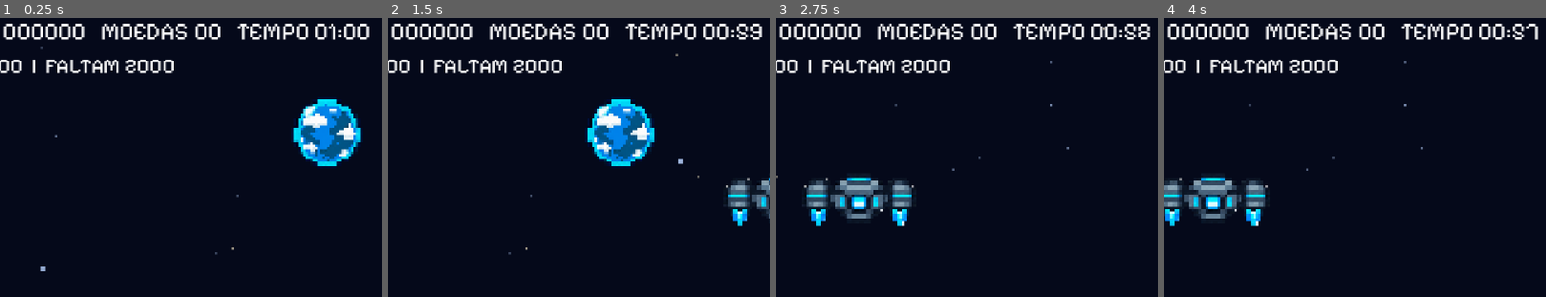
Above: before the commit, frames 1-4 (left to right).
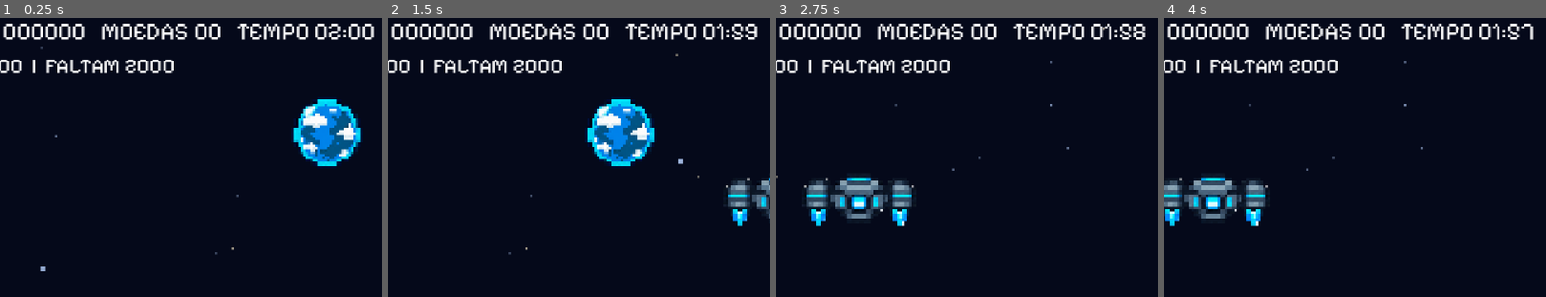
Above: after the commit, the same moments.

Repository: jotaveeo/mariogame
Game: Godot game, scene res://cenas/main.tscn
Two runs of this game, one before a commit and one after it. Both use one fixed random seed, a clock stepped at 60 frames per second and the inputs below.
Inputs:
- Up to frame 1 (0.25 s): no input
- Up to frame 2 (1.5 s): hold Right (right) from 0.53 s (still down); tap Space (shoot) at 0.6, 1.35 s; tap Up (jump) at 0.77 s
- Up to frame 3 (2.75 s): tap Up (jump) at 1.52 s; release Right (right) at 2.03 s; hold Left (left) from 2.03 s (still down); tap Space (shoot) at 2.1 s
- Up to frame 4 (4 s): release Left (left) at 2.78 s; hold Right (right) from 2.78 s (still down); tap Space (shoot) at 2.85, 3.6 s; tap Up (jump) at 3.02, 3.77 s
The pictures show only the part of the screen within x 14-64%, y 0-50%; the shares and areas given below are measured in that part.

The runs differ from the first frame. In frame 1, 0.5% of the frame differs, in the area x 86-98%, y 2-8%; in frame 2, 0.5%; in frame 3, 0.5%; in frame 4, 0.5%.

Commit message:
Fix comportamento das func do mysteryblock

Diff:
--- a/cenas/dungeon_level.gd
+++ b/cenas/dungeon_level.gd
@@ -5,7 +5,7 @@
 @export var fall_margin: float = 64.0
 @export var camera_lookahead: float = 48.0
 @export var left_recoil_margin: float = 14.0
-@export_range(1.0, 3600.0, 1.0) var time_limit: float = 60.0
+@export_range(1.0, 3600.0, 1.0) var time_limit: float = 120.0
 
 @onready var terrain: TileMapLayer = $Terrain
 @onready var hero: Player = $Player
--- a/cenas/enemy.gd
+++ b/cenas/enemy.gd
@@ -6,6 +6,7 @@
 @export var horizontal_speed: float = 20.0
 @export var gravity: float = 980.0
 @export var avoid_ledges: bool = true
+@export var ledge_check_offset: float = 6.0
 
 var is_dead: bool = false
 
@@ -17,7 +18,7 @@
 	if is_dead:
 		return
 	if horizontal_speed != 0:
-		ledge_ray.position.x = -signf(horizontal_speed) * 14.0
+		ledge_ray.position.x = -signf(horizontal_speed) * ledge_check_offset
 		ledge_ray.force_raycast_update()
 		if is_on_wall() or (avoid_ledges and is_on_floor() and not ledge_ray.is_colliding()):
 			horizontal_speed *= -1
--- a/cenas/level.gd
+++ b/cenas/level.gd
@@ -3,7 +3,7 @@
 const POINTS_LABEL_SCENE = preload("res://cenas/points_label.tscn")
 
 @export var level_width: int = 3520
-@export_range(1.0, 3600.0, 1.0) var time_limit: float = 60.0
+@export_range(1.0, 3600.0, 1.0) var time_limit: float = 120.0
 @export_range(0, 100000, 100) var minimum_score: int = 2000
 @export var fall_limit: float = 300.0
 @export var activation_distance: float = 220.0
--- a/cenas/mystery_block_manager.gd
+++ b/cenas/mystery_block_manager.gd
@@ -1,5 +1,5 @@
 class_name MysteryBlockManager
-extends Node
+extends Node2D
 
 signal coin_collected
 
@@ -46,11 +46,13 @@
 	blocks.erase(cell)
 	if reward == &"coin":
 		var popup: Node2D = COIN_POPUP_SCENE.instantiate()
+		popup.position = to_local(world_position)
+		popup.z_index = 2
 		add_child(popup)
-		popup.global_position = world_position
 		coin_collected.emit()
 		return
 	var power_up: PowerUp = POWER_UP_SCENE.instantiate()
 	power_up.setup(reward)
+	power_up.position = to_local(world_position)
+	power_up.z_index = 0
 	add_child(power_up)
-	power_up.global_position = world_position
--- a/cenas/player.gd
+++ b/cenas/player.gd
@@ -10,6 +10,9 @@
 signal points_awarded(points: int, location: Vector2)
 signal death_finished
 signal mystery_block_hit(terrain: TileMapLayer, cell: Vector2i)
+
+const TRANSFORMATION_DURATION: float = 1.0
+const TRANSFORMATION_FLASH_INTERVAL: float = 0.1
 
 @export_group("Locomotion")
 @export var run_speed_damping: float = 2.0
@@ -29,6 +32,10 @@
 var is_dead: bool = false
 var damage_invulnerability: float = 0.0
 var shoot_cooldown: float = 0.0
+var transformation_time_left: float = 0.0
+var transformation_flash_time_left: float = 0.0
+var transformation_from_mode: PlayerMode
+var transformation_show_new_mode: bool = false
 
 @onready var animated_sprite_2d: PlayerAnimatedSprite = $AnimatedSprite2D
 @onready var body_collision_shape: CollisionShape2D = $BodyCollisionShape2D
@@ -37,6 +44,16 @@
 func _physics_process(delta: float) -> void:
 	damage_invulnerability = maxf(0.0, damage_invulnerability - delta)
 	shoot_cooldown = maxf(0.0, shoot_cooldown - delta)
+	if transformation_time_left > 0.0:
+		transformation_time_left = maxf(0.0, transformation_time_left - delta)
+		transformation_flash_time_left -= delta
+		if transformation_flash_time_left <= 0.0:
+			transformation_flash_time_left += TRANSFORMATION_FLASH_INTERVAL
+			transformation_show_new_mode = not transformation_show_new_mode
+			_play_mode_idle(player_mode if transformation_show_new_mode else transformation_from_mode)
+		if transformation_time_left == 0.0:
+			_play_mode_idle(player_mode)
+		return
 	if not is_on_floor():
 		velocity.y += gravity * delta
 
@@ -119,7 +136,7 @@
 	death_tween.tween_callback(death_finished.emit)
 
 func apply_powerup(item_type: StringName) -> void:
-	if is_dead:
+	if is_dead or transformation_time_left > 0.0:
 		return
 	if item_type == &"mushroom" and player_mode == PlayerMode.SMALL:
 		_set_player_mode(PlayerMode.BIG)
@@ -127,7 +144,7 @@
 		_set_player_mode(PlayerMode.SHOOTING)
 
 func take_damage() -> void:
-	if is_dead or damage_invulnerability > 0.0:
+	if is_dead or damage_invulnerability > 0.0 or transformation_time_left > 0.0:
 		return
 	if player_mode == PlayerMode.SHOOTING:
 		_set_player_mode(PlayerMode.BIG)
@@ -138,18 +155,30 @@
 	damage_invulnerability = 1.0
 
 func _set_player_mode(new_mode: PlayerMode) -> void:
+	if player_mode == new_mode:
+		return
+	transformation_from_mode = player_mode
 	player_mode = new_mode
+	transformation_time_left = TRANSFORMATION_DURATION
+	transformation_flash_time_left = 0.0
+	transformation_show_new_mode = false
 	var is_small = new_mode == PlayerMode.SMALL
 	var shape_size = Vector2(12.0, 16.0) if is_small else Vector2(12.0, 24.0)
 	var shape_offset = 0.0 if is_small else -4.0
-	body_collision_shape.shape = body_collision_shape.shape.duplicate()
-	area_collision_shape.shape = area_collision_shape.shape.duplicate()
-	(body_collision_shape.shape as RectangleShape2D).size = shape_size
-	(area_collision_shape.shape as RectangleShape2D).size = shape_size
-	body_collision_shape.position.y = shape_offset
-	area_collision_shape.position.y = shape_offset
+	var body_shape = RectangleShape2D.new()
+	body_shape.size = shape_size
+	var area_shape = RectangleShape2D.new()
+	area_shape.size = shape_size
+	body_collision_shape.set_deferred("shape", body_shape)
+	area_collision_shape.set_deferred("shape", area_shape)
+	body_collision_shape.set_deferred("position", Vector2(body_collision_shape.position.x, shape_offset))
+	area_collision_shape.set_deferred("position", Vector2(area_collision_shape.position.x, shape_offset))
 	animated_sprite_2d.position.y = shape_offset
-	animated_sprite_2d.play(PlayerMode.keys()[new_mode].to_snake_case() + "_idle")
+	velocity = Vector2.ZERO
+	_play_mode_idle(transformation_from_mode)
+
+func _play_mode_idle(mode: PlayerMode) -> void:
+	animated_sprite_2d.play(PlayerMode.keys()[mode].to_snake_case() + "_idle")
 
 func _shoot_fireball() -> void:
 	if shoot_cooldown > 0.0:
--- a/cenas/power_up.gd
+++ b/cenas/power_up.gd
@@ -7,8 +7,8 @@
 const MUSHROOM_SPEED: float = 60.0
 
 @onready var sprite: Sprite2D = $Sprite2D
+@onready var body_collision_shape: CollisionShape2D = $CollisionShape2D
 @onready var pickup_area: Area2D = $PickupArea
-@onready var ledge_ray: RayCast2D = $LedgeRay
 
 var item_type: StringName
 var active: bool = false
@@ -21,6 +21,7 @@
 func _ready() -> void:
 	sprite.texture = MUSHROOM_TEXTURE if item_type == &"mushroom" else FLOWER_TEXTURE
 	pickup_area.monitoring = false
+	body_collision_shape.set_deferred("disabled", true)
 	var tween = create_tween()
 	tween.tween_property(self, "position", position + Vector2(0, -16), 0.3)
 	tween.tween_callback(_activate)
@@ -28,9 +29,7 @@
 func _physics_process(delta: float) -> void:
 	if not active or item_type != &"mushroom":
 		return
-	ledge_ray.position.x = direction * 8.0
-	ledge_ray.force_raycast_update()
-	if is_on_wall() or (is_on_floor() and not ledge_ray.is_colliding()):
+	if is_on_wall():
 		direction *= -1.0
 	velocity.x = direction * MUSHROOM_SPEED
 	if not is_on_floor():
@@ -41,6 +40,7 @@
 
 func _activate() -> void:
 	active = true
+	body_collision_shape.set_deferred("disabled", false)
 	pickup_area.set_deferred("monitoring", true)
 
 func _on_pickup_area_body_entered(body: Node2D) -> void:
--- a/cenas/power_up.tscn
+++ b/cenas/power_up.tscn
@@ -17,11 +17,7 @@
 
 [node name="CollisionShape2D" type="CollisionShape2D" parent="."]
 shape = SubResource("PowerUpBody")
-
-[node name="LedgeRay" type="RayCast2D" parent="."]
-position = Vector2(8, 0)
-target_position = Vector2(0, 12)
-collision_mask = 2
+disabled = true
 
 [node name="PickupArea" type="Area2D" parent="."]
 collision_layer = 0
--- a/tests/level_checks.gd
+++ b/tests/level_checks.gd
@@ -32,6 +32,8 @@
 	check(level.get_node("Terrain") is TileMapLayer, "Terrain uses TileMapLayer")
 	check(not level.get_node("Terrain").get_used_cells().is_empty(), "Terrain contains painted tiles")
 	check(level.enemies.size() == 12, "All twelve enemies are preserved")
+	check(level.time_limit == 120.0, "Main level gives the player two minutes")
+	check(level.enemies[0].ledge_check_offset == 6.0, "Enemies detect ledges close to their feet")
 	check(InputMap.has_action("restart"), "Restart is mapped as an action")
 	var coin = level.get_node("Coins").get_child(0)
 	check(coin.scene_file_path == "res://cenas/coin.tscn", "Coins use a reusable scene")
@@ -57,6 +59,7 @@
 	var original_hero_position = level.hero.global_position
 	var original_camera_progress = level.camera_progress_x
 	var test_block_cell = Vector2i(-5, -5)
+	var flower_block_position = terrain.to_global(terrain.map_to_local(test_block_cell))
 	terrain.set_cell(test_block_cell, 13, Vector2i.ZERO)
 	mystery_manager.register_cell(test_block_cell)
 	level.hero.mystery_block_hit.emit(terrain, test_block_cell)
@@ -64,8 +67,20 @@
 	await frames(12)
 	check(terrain.get_cell_source_id(test_block_cell) == 14, "Used mystery block changes to EmptyBlock")
 	var flower = mystery_manager.get_node("PowerUp") as PowerUp
+	check(flower.global_position.distance_to(flower_block_position) < 5.0, "Flower starts its emergence at the struck block")
+	await frames(20)
+	check(flower.active and absf(flower.global_position.y - (flower_block_position.y - 16.0)) < 2.0, "Flower emerges upward and stops at its final position")
+	var flower_final_position = flower.global_position
+	await frames(3)
+	check(flower.global_position.is_equal_approx(flower_final_position), "Flower stays in place until collected")
 	flower._on_pickup_area_body_entered(level.hero)
 	check(level.hero.player_mode == Player.PlayerMode.SHOOTING, "Flower reward activates shooting form")
+	check(level.hero.transformation_time_left == 1.0 and level.hero.velocity == Vector2.ZERO, "Flower transformation locks player movement for one second")
+	check(level.hero.animated_sprite_2d.animation == "small_idle", "Transformation starts by showing the old form")
+	await frames(7)
+	check(level.hero.animated_sprite_2d.animation == "shooting_idle", "Transformation flashes the new form")
+	await frames(60)
+	check(level.hero.transformation_time_left == 0.0 and level.hero.animated_sprite_2d.animation == "shooting_idle", "Transformation ends in the new form after one second")
 	level.hero.animated_sprite_2d.scale.x = -1.0
 	level.hero._shoot_fireball()
 	var fireball = level.get_node("Fireball")
@@ -82,22 +97,40 @@
 	level.hero.minimum_x = original_camera_progress - level.camera_half_width + 14.0
 	level.hero.take_damage()
 	check(level.hero.player_mode == Player.PlayerMode.BIG and not level.hero.is_dead, "First damage removes fire power without killing Mario")
+	check(level.hero.transformation_time_left == 1.0, "Power loss also starts a one-second transformation")
+	await frames(61)
 	level.hero.damage_invulnerability = 0.0
 	level.hero.take_damage()
 	check(level.hero.player_mode == Player.PlayerMode.SMALL and not level.hero.is_dead, "Second damage returns Mario to small form")
+	await frames(61)
 	fireball.queue_free()
 	var mushroom_cell = Vector2i(-7, -5)
+	var mushroom_block_position = terrain.to_global(terrain.map_to_local(mushroom_cell))
 	terrain.set_cell(mushroom_cell, 12, Vector2i.ZERO)
 	mystery_manager.register_cell(mushroom_cell)
 	level.hero.mystery_block_hit.emit(terrain, mushroom_cell)
 	await frames(12)
 	var mushroom = mystery_manager.get_node("PowerUp") as PowerUp
 	check(mushroom.get_node("Sprite2D").texture.resource_path.ends_with("MagicMushroom.png"), "Mushroom reward uses MagicMushroom.png")
+	check(mushroom.global_position.distance_to(mushroom_block_position) < 5.0 and mushroom.z_index == 0, "Mushroom starts inside the block on a lower visual layer")
+	await frames(20)
+	check(mushroom.active and mushroom.global_position.y < mushroom_block_position.y, "Mushroom emerges upward before activating")
+	var mushroom_start_x = mushroom.global_position.x
+	await frames(5)
+	check(mushroom.global_position.x > mushroom_start_x, "Mushroom begins moving horizontally to the right")
 	mushroom._on_pickup_area_body_entered(level.hero)
-	check(level.hero.player_mode == Player.PlayerMode.BIG and (level.hero.body_collision_shape.shape as RectangleShape2D).size.y == 24.0, "Mushroom activates adult form and enlarges the collision shape")
+	check(level.hero.player_mode == Player.PlayerMode.BIG, "Mushroom activates adult form")
+	check(level.hero.transformation_time_left == 1.0 and level.hero.velocity == Vector2.ZERO, "Mushroom transformation locks player movement for one second")
+	check(level.hero.animated_sprite_2d.animation == "small_idle", "Mushroom transformation starts with the small sprite")
+	await frames(1)
+	check((level.hero.body_collision_shape.shape as RectangleShape2D).size.y == 24.0, "Mushroom enlarges the collision shape after the physics query")
+	await frames(7)
+	check(level.hero.animated_sprite_2d.animation == "big_idle", "Mushroom transformation flashes the adult sprite")
+	await frames(60)
 	level.hero.damage_invulnerability = 0.0
 	level.hero.take_damage()
 	check(level.hero.player_mode == Player.PlayerMode.SMALL, "Damage removes the mushroom power")
+	await frames(61)
 	coin._on_body_entered(level.hero)
 	coin._on_body_entered(level.hero)
 	check(level.coins == 1 and level.score == 200, "Coin awards points only once")
@@ -109,6 +142,8 @@
 	check(level.coins == 2 and level.score == 400, "Mystery block coin awards 200 points and increments the coin count")
 	var coin_popup = mystery_manager.get_node("CoinPopup")
 	check(coin_popup.get_node("Sprite2D").texture.resource_path.ends_with("Coin2.png"), "Mystery block coin uses Coin2.png")
+	var coin_block_position = terrain.to_global(terrain.map_to_local(test_coin_cell))
+	check(absf(coin_popup.global_position.x - coin_block_position.x) < 2.0 and coin_popup.global_position.y <= coin_block_position.y and coin_popup.z_index > 1, "Coin popup rises from the struck block above its visual layer")
 	# Exercise actual overlap signals rather than only calling the collision handler.
 	var goomba = level.enemies[0]
 	goomba.set_physics_process(false)
Not shown, changed: README.md
